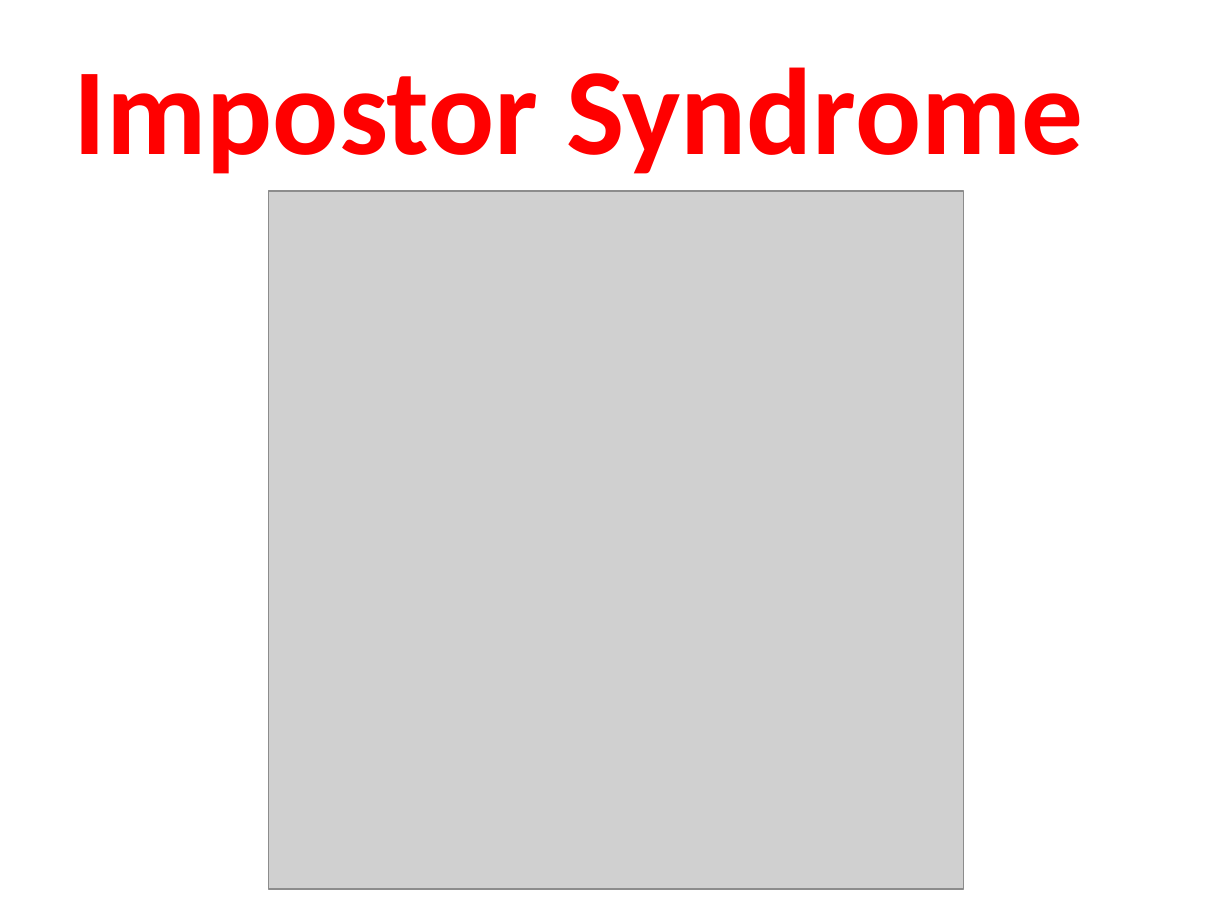
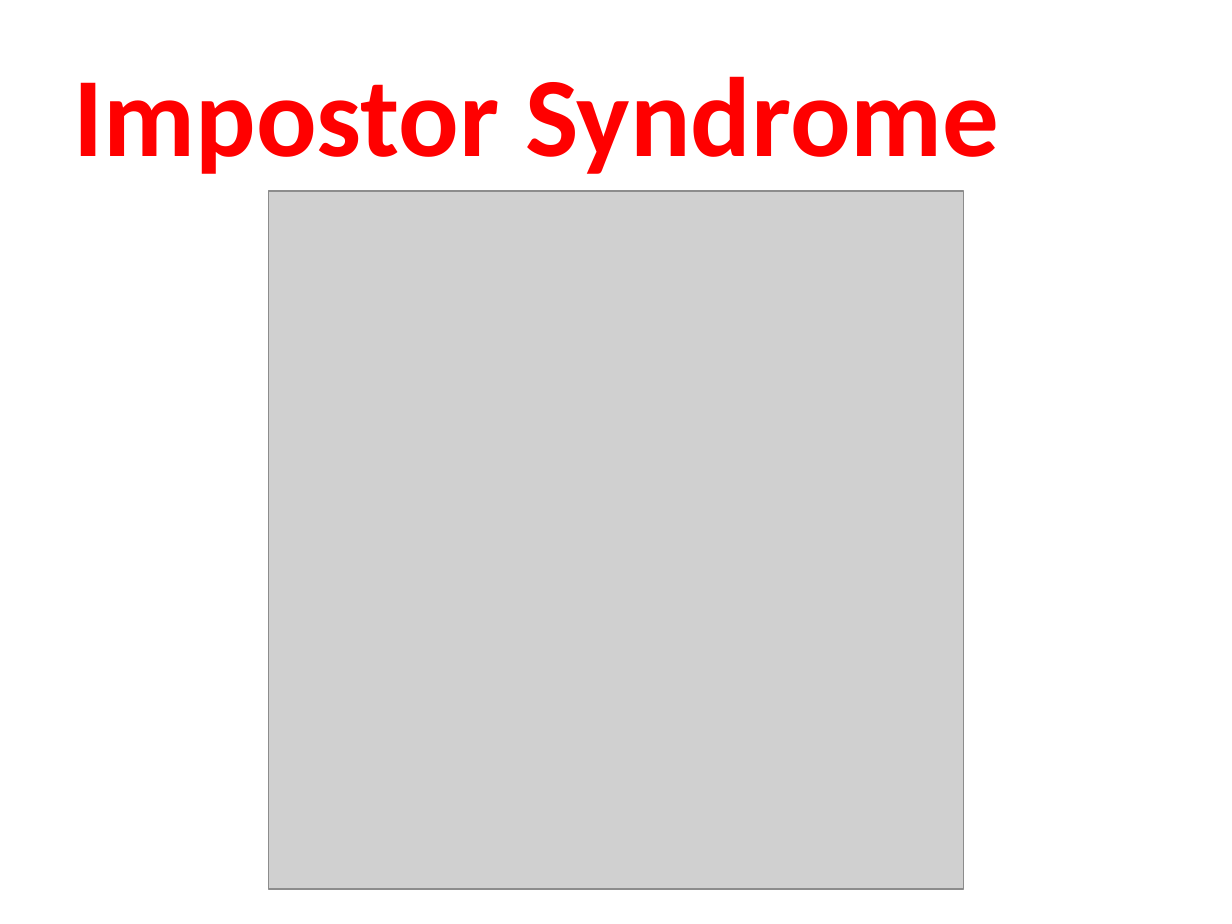
Before and after one commit to humanitiesprogramming/slides, a slide deck: slide 12 of 2017/python/B Done - ish/day2-review.pptx. Drawn at 1232x924 pixels with LibreOffice and Linux fonts; fonts in the diff are those of the drawing; grey boxes stand for pictures. Boxes give left, top, right and bottom in pixels: in the first picture for what was removed or moved away, otherwise in the second. Text is boxed around its words. In the diff, an @@ line names an element or a change of style, - is before the commit and + after.

```diff
--- a/2017/python/B Done - ish/day2-review.pptx
+++ b/2017/python/B Done - ish/day2-review.pptx
@@ title "Impostor Syndrome" at [74, 76, 999, 174]: size 72 to 66 pt @@
```
Also in this commit, not shown: 2 other slides changed.
